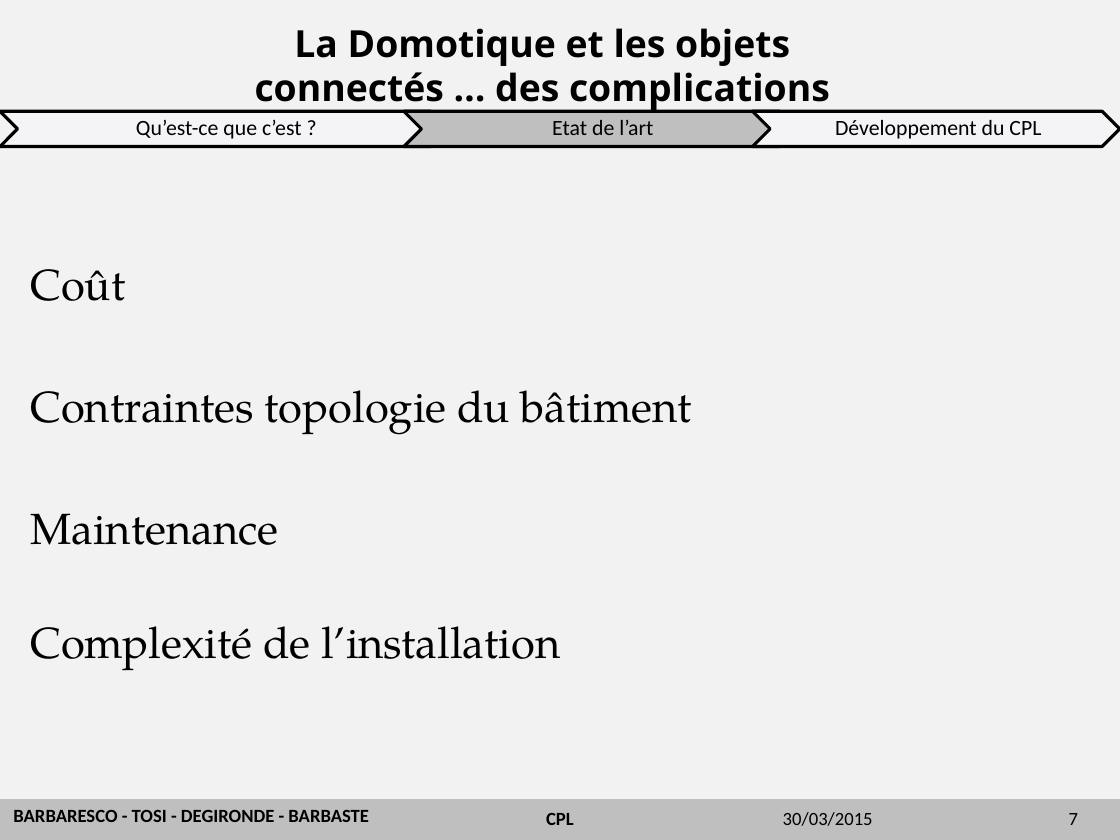
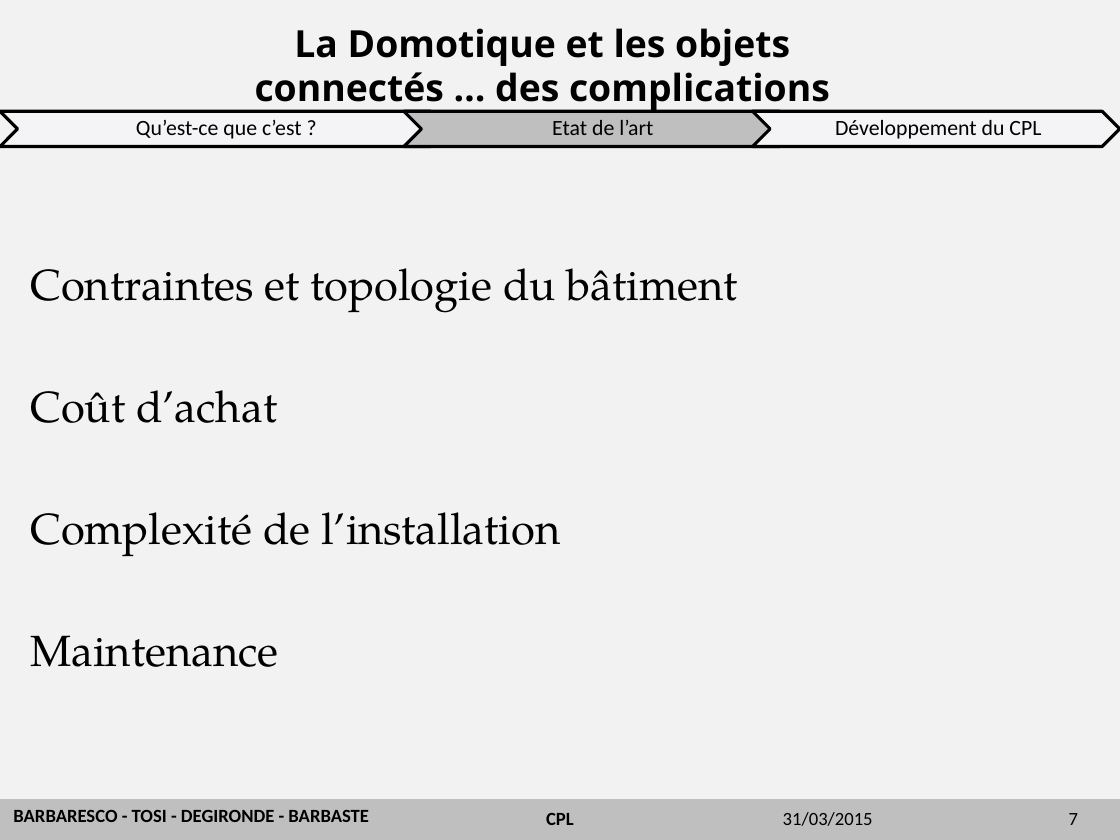
Before and after one commit to emeric254/BETelecomsCPL2014, a slide deck: slide 7 of documents/diapo 30-03.pptx. Drawn at 1120x840 pixels with LibreOffice and Linux fonts; fonts in the diff are those of the drawing; background and template pictures are left out. Boxes give left, top, right and bottom in pixels: in the first picture for what was removed or moved away, otherwise in the second. Text is boxed around its words. In the diff, an @@ line names an element or a change of style, - is before the commit and + after.

```diff
--- a/documents/diapo 30-03.pptx
+++ b/documents/diapo 30-03.pptx
@@ text at (30, 268, 738, 557): text changed @@
-Coût
-Contraintes topologie du bâtiment
+Contraintes et topologie du bâtiment
+Coût d’achat
+Complexité de l’installation
@@ text at (30, 626, 560, 671): paragraph removed @@
-Complexité de l’installation
@@ text at (783, 812, 873, 826): text changed @@
-30/03/2015
+31/03/2015
```
Also in this commit, not shown: 19 other slides changed.
